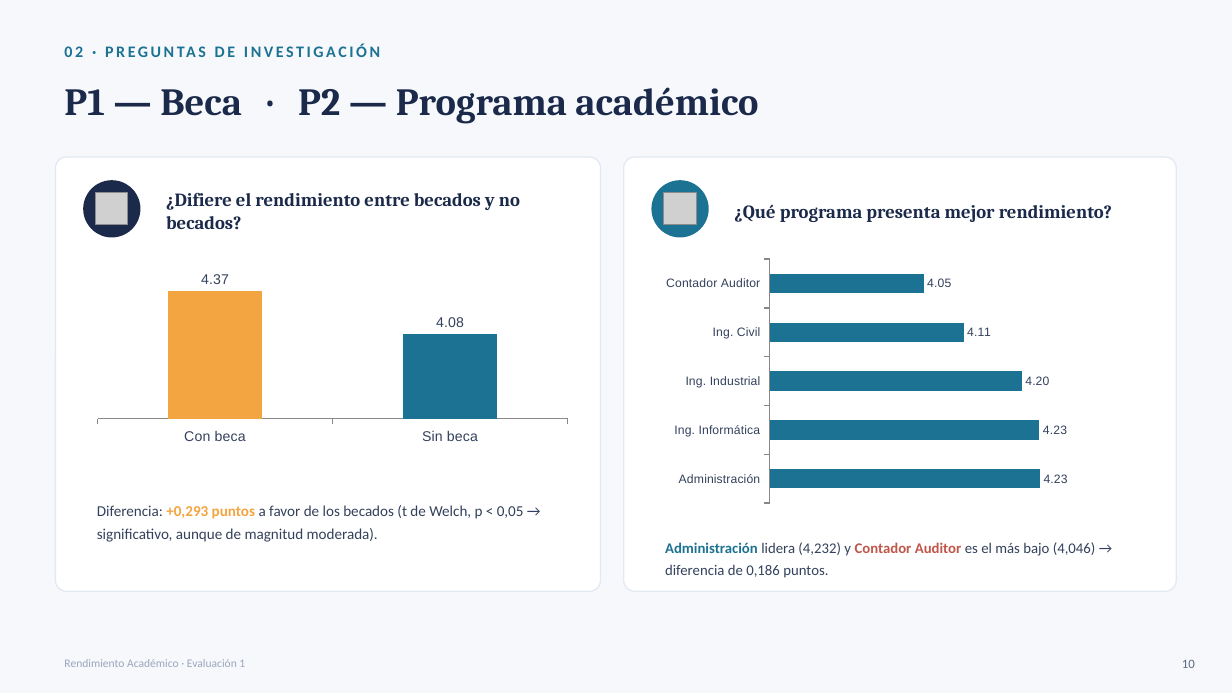
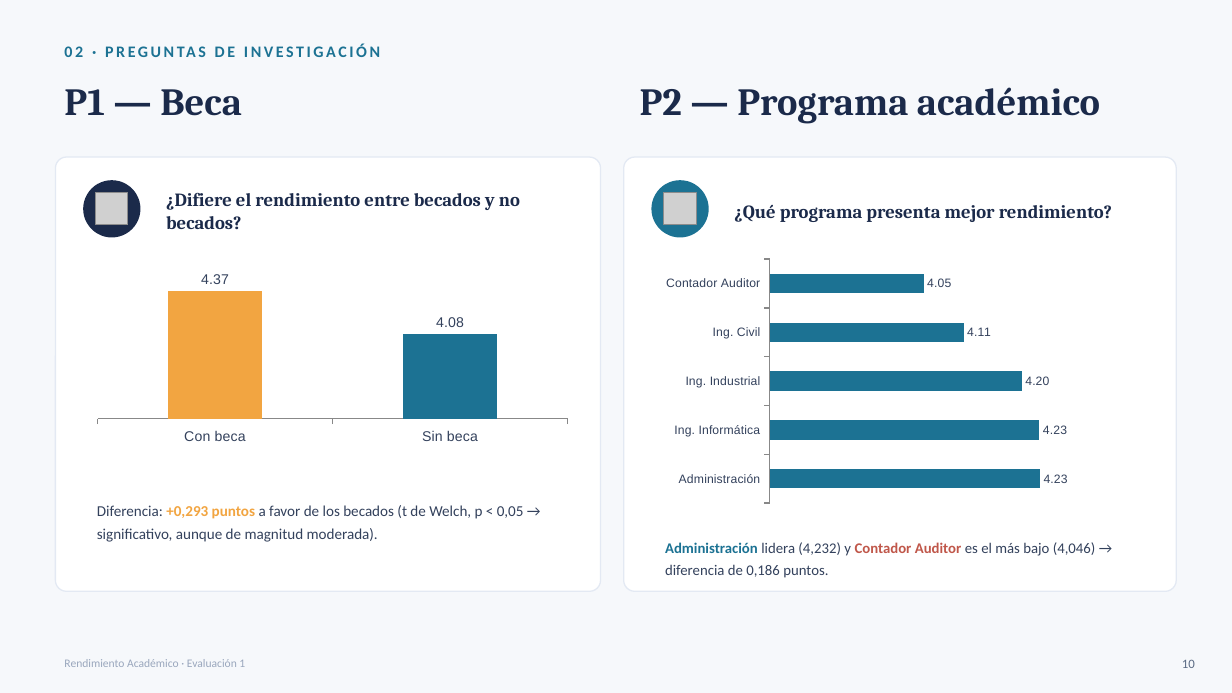
Before and after one commit to sebastianip3/EV-IA, a slide deck: slide 10 of E1 - EDA/Presentacion_E1_IA.pptx. Drawn at 1232x693 pixels with LibreOffice and Linux fonts; fonts in the diff are those of the drawing; grey boxes stand for pictures. Boxes give left, top, right and bottom in pixels: in the first picture for what was removed or moved away, otherwise in the second. Text is boxed around its words. In the diff, an @@ line names an element or a change of style, - is before the commit and + after.

```diff
--- a/E1 - EDA/Presentacion_E1_IA.pptx
+++ b/E1 - EDA/Presentacion_E1_IA.pptx
@@ text at [64, 87, 1100, 124]: text changed @@
-P1 — Beca · P2 — Programa académico
+P1 — Beca P2 — Programa académico
```
Also in this commit, not shown: 4 other slides changed.
